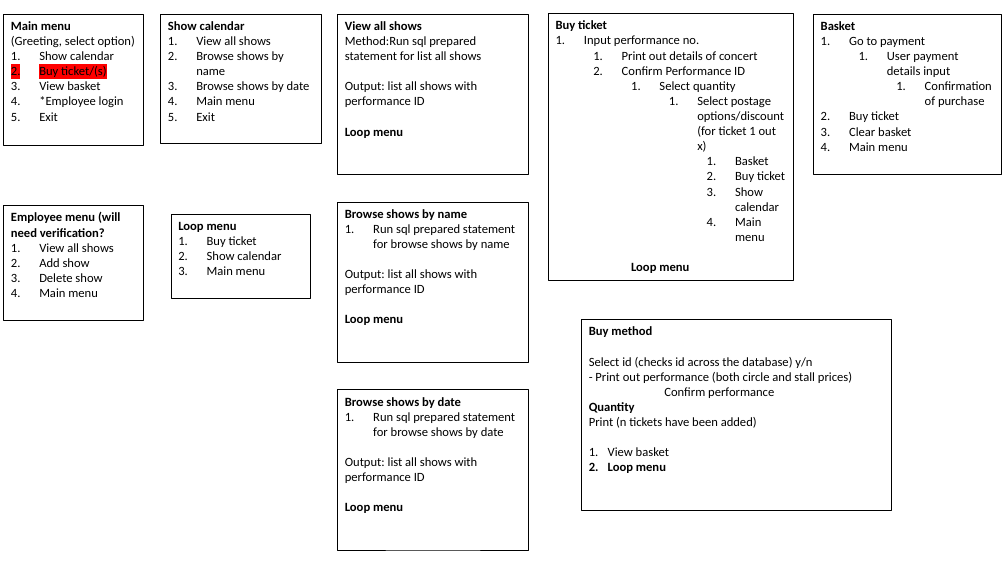
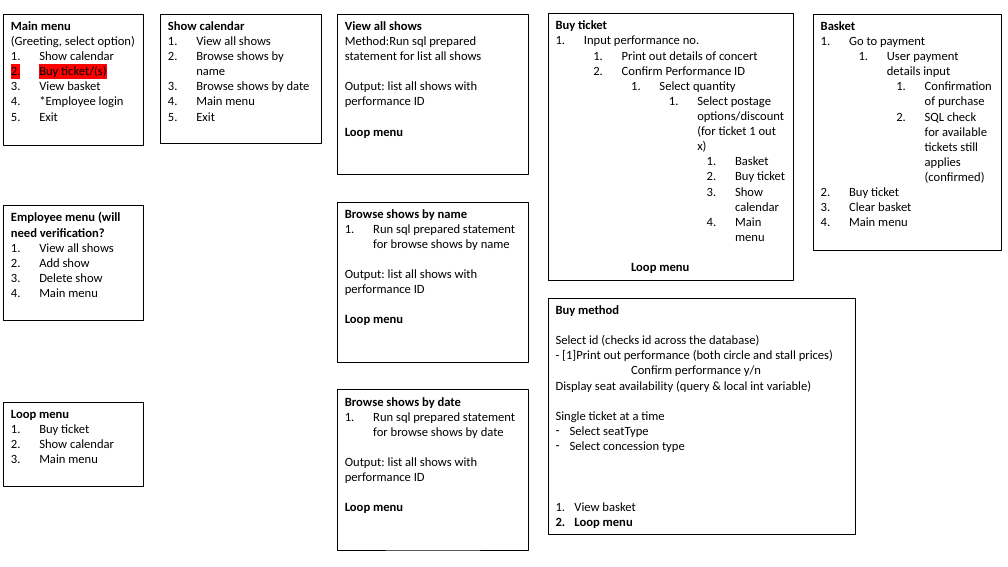
Before and after one commit to SpyroFenton/theTheatreRoyal, a slide deck: slide 1 of ControllerBranch.pptx. Drawn at 1008x567 pixels with LibreOffice and Linux fonts; fonts in the diff are those of the drawing. Boxes give left, top, right and bottom in pixels: in the first picture for what was removed or moved away, otherwise in the second. Text is boxed around its words. In the diff, an @@ line names an element or a change of style, - is before the commit and + after.

Commit message:
updates to erd, database sql script and pptx

```diff
--- a/ControllerBranch.pptx
+++ b/ControllerBranch.pptx
@@ rectangle "Basket": place and size @@
-rectangle "Basket" at [814,14,1001,174]
+rectangle "Basket" at [814,14,1001,250]
@@ text in rectangle at [925,112,987,183]: paragraph added @@
+    2. SQL check for available tickets still applies (confirmed)
@@ rectangle "Buy method": place and size @@
-rectangle "Buy method" at [582,320,892,510]
+rectangle "Buy method" at [548,298,856,535]
@@ text in rectangle at [556,335,833,452]: text changed @@
-Select id (checks id across the database) y/n
-- Print out performance (both circle and stall prices)
-Confirm performance
-Quantity
-Print (n tickets have been added)
+Select id (checks id across the database)
+- [1]Print out performance (both circle and stall prices)
+Confirm performance y/n
+Display seat availability (query & local int variable)
+Single ticket at a time
+– Select seatType
+– Select concession type
@@ rectangle "Loop menu": place and size @@
-rectangle "Loop menu" at [171,214,311,298]
+rectangle "Loop menu" at [4,402,144,486]
```
Also in this commit, not shown: 2 slides added, 1 slide removed, 4 other files.
